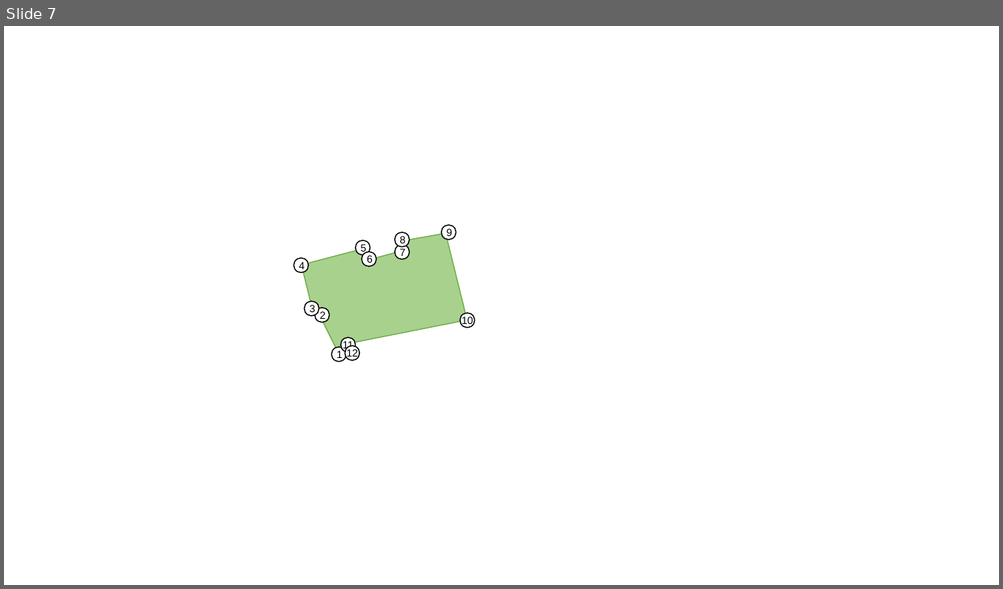
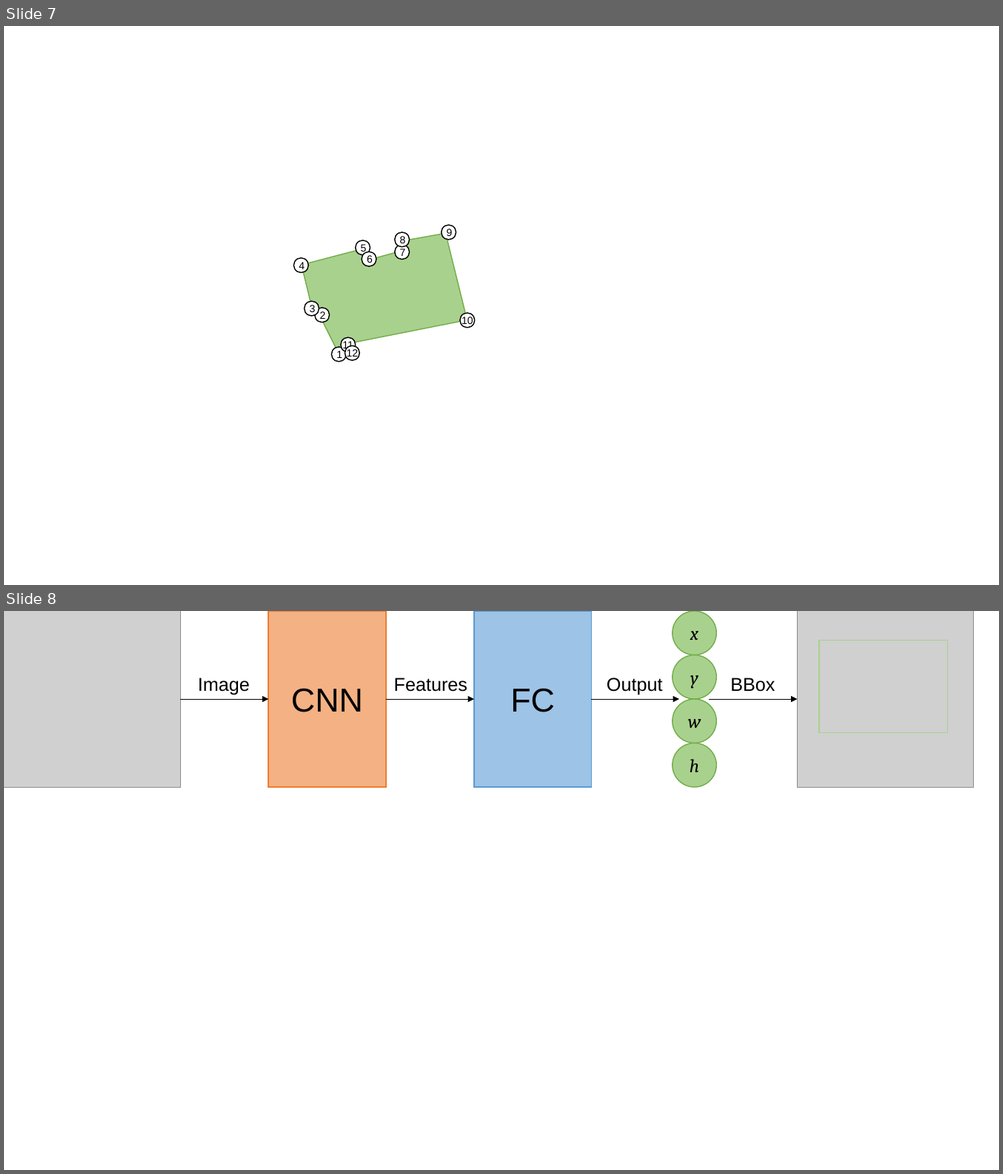
Before and after one commit to lizuoyue/ETH-Thesis, a slide deck: ThesisLaTeX/fig.pptx. Shown one above the other, each under a label of ours: slide 7 before the commit, slides 7 and 8 after it. The pictures are 1003x589 and 1003x1174 pixels, drawn with LibreOffice and Linux fonts; fonts in the diff are those of the drawing; grey boxes stand for pictures. Boxes give left, top, right and bottom in pixels: in the first picture for what was removed or moved away, otherwise in the second. Text is boxed around its words. In the diff, an @@ line names an element or a change of style, - is before the commit and + after.

```diff
--- a/ThesisLaTeX/fig.pptx
+++ b/ThesisLaTeX/fig.pptx
@@ slide 8 added at (4,611,999,1170), background #FFFFFF @@
@@ picture added at (4,611,180,787) @@
@@ rectangle added at (268,611,385,787), fill #F4B183, outline #ED7D31 1 pt, 32 pt, text #000000 @@
+CNN
@@ rectangle added at (474,611,591,787), fill #9DC3E6, outline #5B9BD5 1 pt, 32 pt, text #000000 @@
+FC
@@ picture added at (797,611,973,787) @@
@@ rectangle added at (819,640,947,732), outline #A9D18E 1 pt @@
@@ arrow added from (180, 699) to (268, 699), #000000 0.5 pt @@
@@ text added at (198,678,250,695), 18 pt, text #000000 @@
+Image
@@ arrow added from (386, 699) to (474, 699), #000000 0.5 pt @@
@@ text added at (394,678,467,692), 18 pt, text #000000 @@
+Features
@@ arrow added from (591, 699) to (679, 699), #000000 0.5 pt @@
@@ text added at (606,678,663,695), 18 pt, text #000000 @@
+Output
@@ arrow added from (709, 699) to (797, 699), #000000 0.5 pt @@
@@ text added at (730,678,774,692), 18 pt, text #000000 @@
+BBox
@@ group added at (672,611,717,787): 4 ellipses @@
+x
+y
+w
+h
```
Also in this commit, not shown: 2 slides changed, 1 other slide added, 23 other files.
